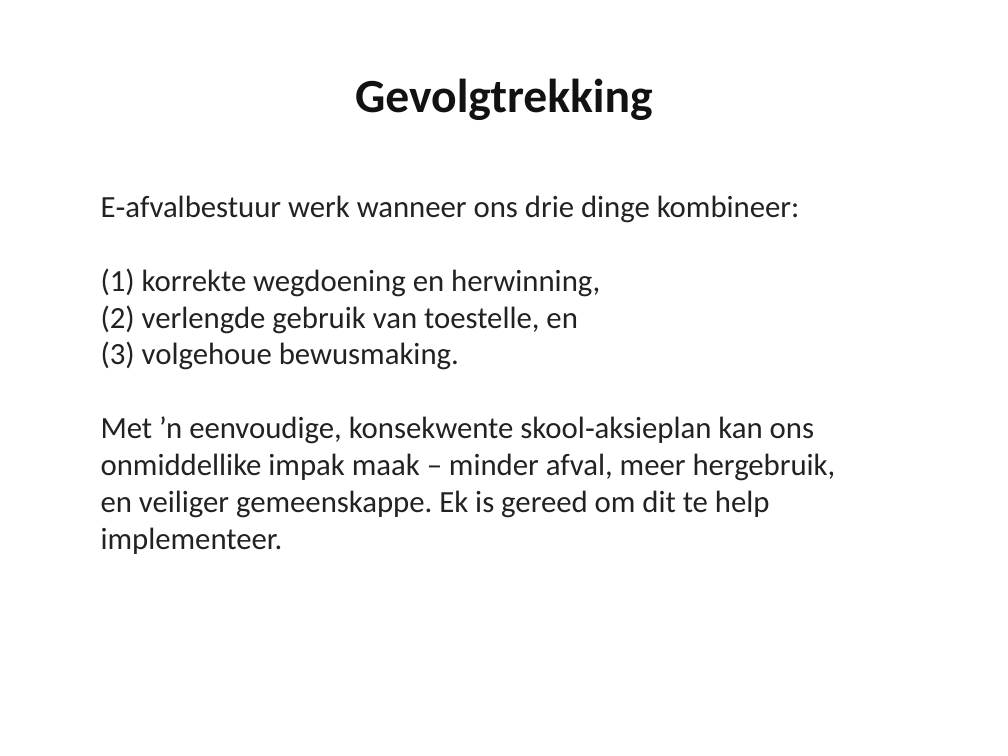
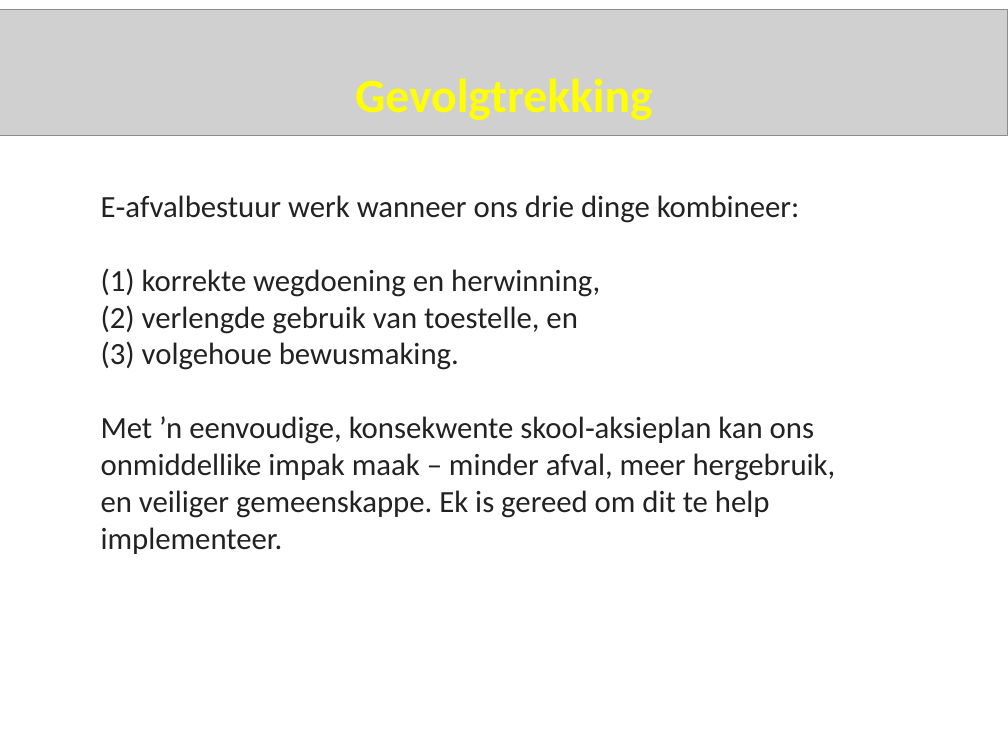
Before and after one commit to P8L1/Skool, a slide deck: slide 10 of RTT PAT 2025/Fase 2/Aanbieding/Aanbieding.pptx. Drawn at 1008x756 pixels with LibreOffice and Linux fonts; fonts in the diff are those of the drawing; grey boxes stand for pictures. Boxes give left, top, right and bottom in pixels: in the first picture for what was removed or moved away, otherwise in the second. Text is boxed around its words. In the diff, an @@ line names an element or a change of style, - is before the commit and + after.

```diff
--- a/RTT PAT 2025/Fase 2/Aanbieding/Aanbieding.pptx
+++ b/RTT PAT 2025/Fase 2/Aanbieding/Aanbieding.pptx
@@ picture added at bbox=[0, 9, 1008, 135] @@
@@ title "Gevolgtrekking" at bbox=[355, 78, 652, 120]: text colour #121212 to #FFFF00 @@
```
Also in this commit, not shown: 3 other slides changed, 48 other files.
